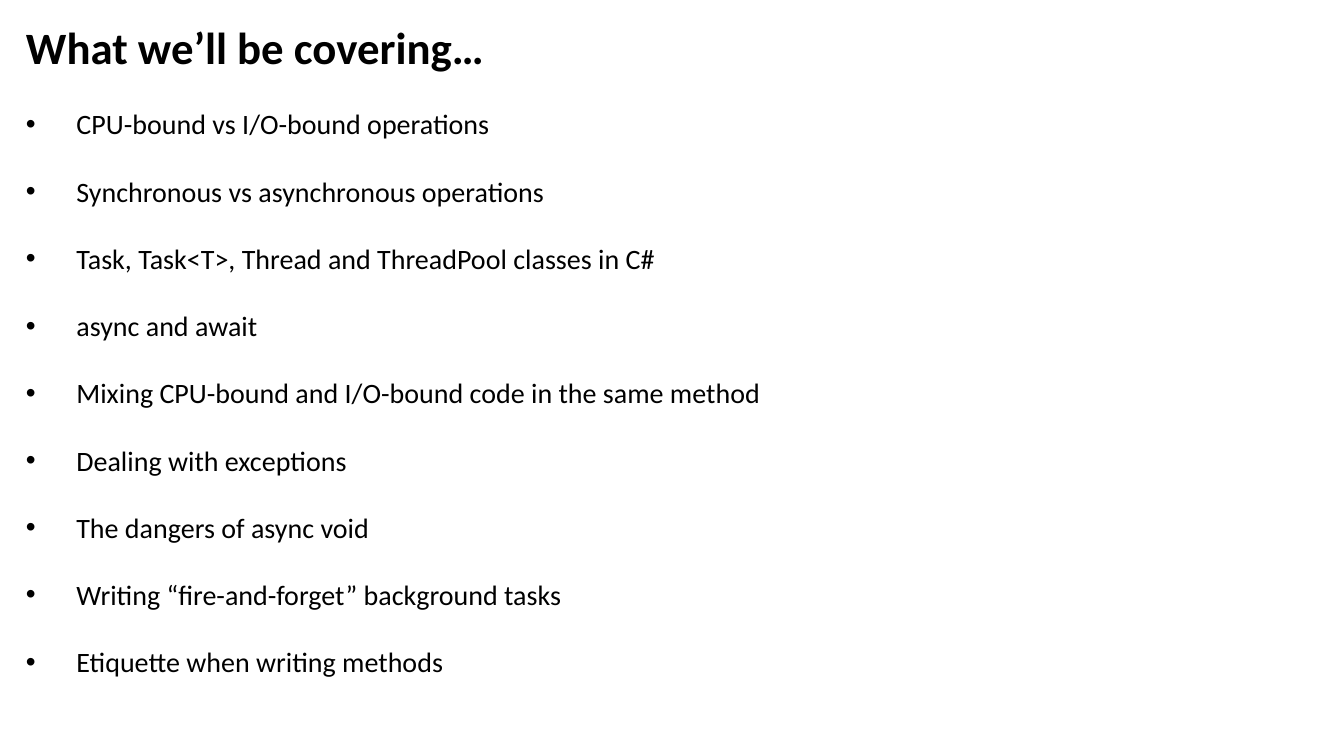
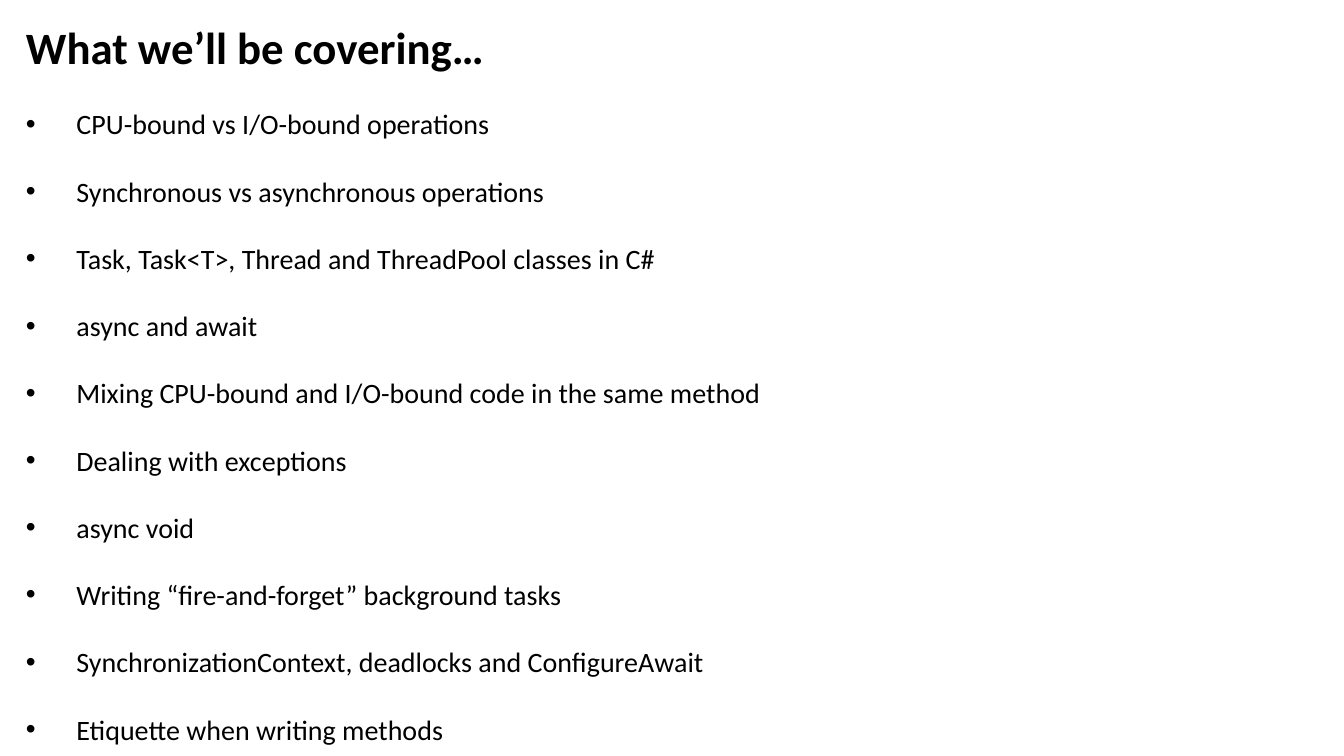
Before and after one commit to JoshKain/AsyncAwaitQuiz, a slide deck: slide 2 of Async and await presentation.pptx. Drawn at 1344x756 pixels with LibreOffice and Linux fonts; fonts in the diff are those of the drawing. Boxes give left, top, right and bottom in pixels: in the first picture for what was removed or moved away, otherwise in the second. Text is boxed around its words. In the diff, an @@ line names an element or a change of style, - is before the commit and + after.

```diff
--- a/Async and await presentation.pptx
+++ b/Async and await presentation.pptx
@@ text at bbox=[76, 518, 194, 543]: text changed @@
-• The dangers of async void
+• async void
@@ text at bbox=[76, 652, 704, 677]: paragraph added @@
+• SynchronizationContext, deadlocks and ConfigureAwait
```
Also in this commit, not shown: 2 other slides changed, 2 slides added, 1 slide removed.
